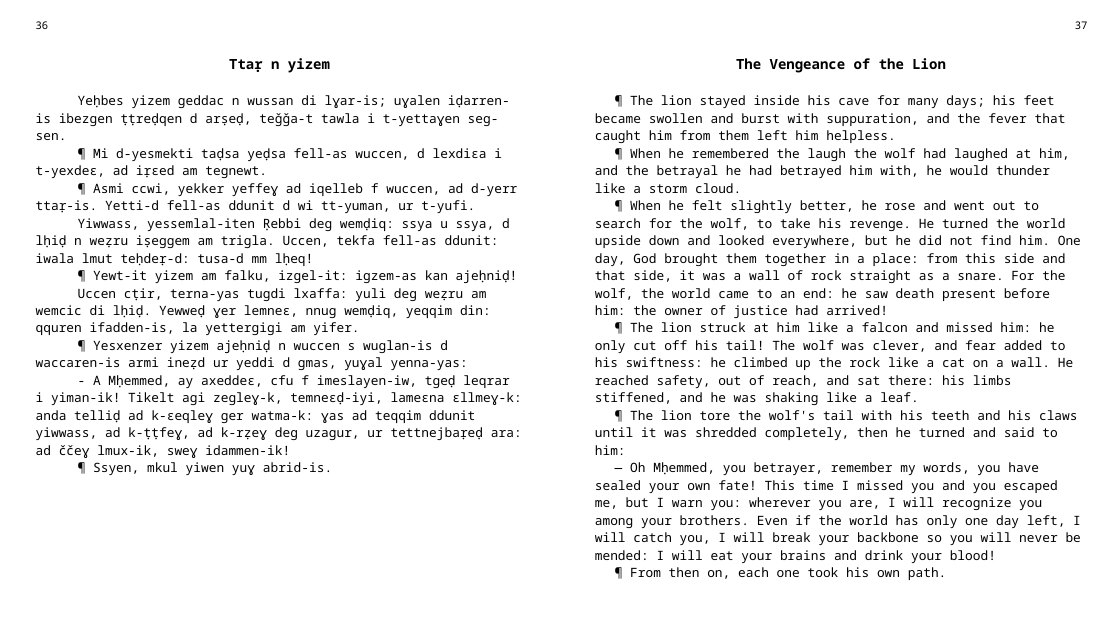
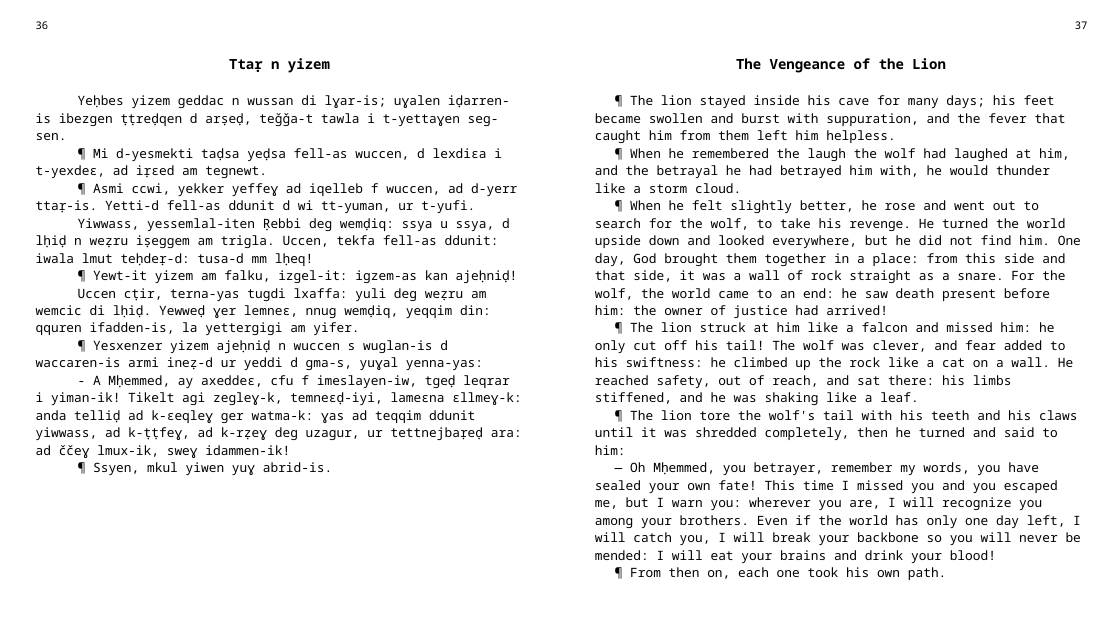
Before and after one commit to sferhah/tamacahut_n_wuccen, a slide deck: slide 14 of Uccen.ConsoleApp/uccen.eng.pptx. Drawn at 1120x630 pixels with LibreOffice and Linux fonts; fonts in the diff are those of the drawing. Boxes give left, top, right and bottom in pixels: in the first picture for what was removed or moved away, otherwise in the second. Text is boxed around its words. In the diff, an @@ line names an element or a change of style, - is before the commit and + after.

```diff
--- a/Uccen.ConsoleApp/uccen.eng.pptx
+++ b/Uccen.ConsoleApp/uccen.eng.pptx
@@ table at [27, 13, 1096, 607] @@
-row 3, column 1: Yeḥbes yizem geddac n wussan di lɣar-is; uɣalen iḍarren-is ibezgen ṭṭreḍqen d arṣeḍ, teǧǧa-t tawla i t-yettaɣen seg-sen. / ¶ Mi d-yesmekti taḍsa yeḍsa fell-as wuccen, d lexdiɛa i t-yexdeɛ, ad iṛɛed am tegnewt. / ¶ Asmi ccwi, yekker yeffeɣ ad iqelleb f wuccen, ad d-yerr ttaṛ-is. Yetti-d fell-as ddunit d wi tt-yuman, ur t-yufi. / Yiwwass, yessemlal-iten Ṛebbi deg wemḍiq: ssya u ssya, d lḥiḍ n weẓru iṣeggem am trigla. Uccen, tekfa fell-as ddunit: iwala lmut teḥdeṛ-d: tusa-d mm lḥeq! / ¶ Yewt-it yizem am falku, izgel-it: igzem-as kan ajeḥniḍ! / Uccen cṭir, terna-yas tugdi lxaffa: yuli deg weẓru am wemcic di lḥiḍ. Yewweḍ ɣer lemneɛ, nnug wemḍiq, yeqqim din: qquren ifadden-is, la yettergigi am yifer. / ¶ Yesxenzer yizem ajeḥniḍ n wuccen s wuglan-is d waccaren-is armi ineẓd ur yeddi d gmas, yuɣal yenna-yas: / - A Mḥemmed, ay axeddeɛ, cfu f imeslayen-iw, tgeḍ leqrar i yiman-ik! Tikelt agi zegleɣ-k, temneɛḍ-iyi, lameɛna ɛllmeɣ-k: anda telliḍ ad k-ɛeqleɣ ger watma-k: ɣas ad teqqim ddunit yiwwass, ad k-ṭṭfeɣ, ad k-rẓeɣ deg uzagur, ur tettnejbaṛeḍ ara: ad ččeɣ lmux-ik, sweɣ idammen-ik! / ¶ Ssyen, mkul yiwen yuɣ abrid-is.
+row 3, column 1: Yeḥbes yizem geddac n wussan di lɣar-is; uɣalen iḍarren-is ibezgen ṭṭreḍqen d arṣeḍ, teǧǧa-t tawla i t-yettaɣen seg-sen. / ¶ Mi d-yesmekti taḍsa yeḍsa fell-as wuccen, d lexdiɛa i t-yexdeɛ, ad iṛɛed am tegnewt. / ¶ Asmi ccwi, yekker yeffeɣ ad iqelleb f wuccen, ad d-yerr ttaṛ-is. Yetti-d fell-as ddunit d wi tt-yuman, ur t-yufi. / Yiwwass, yessemlal-iten Ṛebbi deg wemḍiq: ssya u ssya, d lḥiḍ n weẓru iṣeggem am trigla. Uccen, tekfa fell-as ddunit: iwala lmut teḥdeṛ-d: tusa-d mm lḥeq! / ¶ Yewt-it yizem am falku, izgel-it: igzem-as kan ajeḥniḍ! / Uccen cṭir, terna-yas tugdi lxaffa: yuli deg weẓru am wemcic di lḥiḍ. Yewweḍ ɣer lemneɛ, nnug wemḍiq, yeqqim din: qquren ifadden-is, la yettergigi am yifer. / ¶ Yesxenzer yizem ajeḥniḍ n wuccen s wuglan-is d waccaren-is armi ineẓ-d ur yeddi d gma-s, yuɣal yenna-yas: / - A Mḥemmed, ay axeddeɛ, cfu f imeslayen-iw, tgeḍ leqrar i yiman-ik! Tikelt agi zegleɣ-k, temneɛḍ-iyi, lameɛna ɛllmeɣ-k: anda telliḍ ad k-ɛeqleɣ ger watma-k: ɣas ad teqqim ddunit yiwwass, ad k-ṭṭfeɣ, ad k-rẓeɣ deg uzagur, ur tettnejbaṛeḍ ara: ad ččeɣ lmux-ik, sweɣ idammen-ik! / ¶ Ssyen, mkul yiwen yuɣ abrid-is.
```
Also in this commit, not shown: 1 other slide changed, 5 other files.
